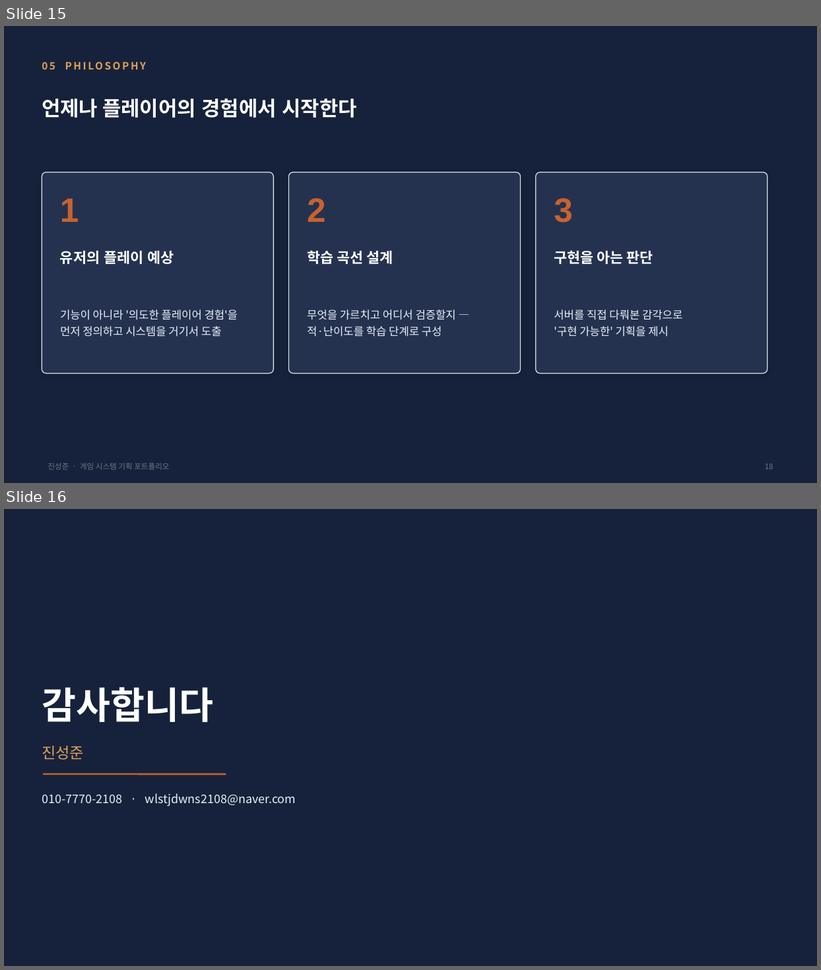
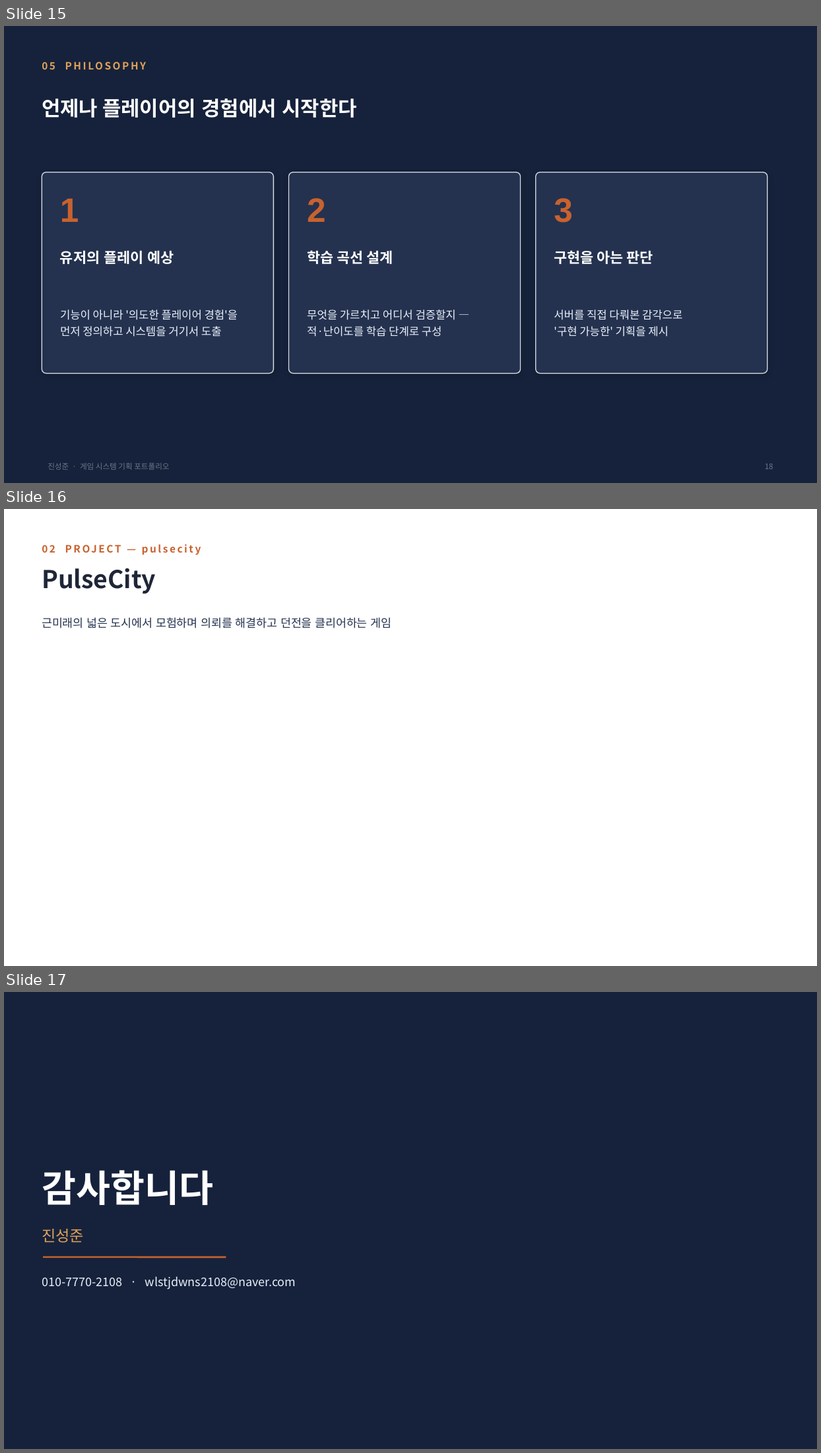
Before and after one commit to nohc2001/PulseCity, a slide deck: 포트폴리오/진성준/진성준_기획_포트폴리오.pptx. Shown one above the other, each under a label of ours: slides 15 and 16 before the commit, slides 15, 16 and 17 after it. The pictures are 821x970 and 821x1453 pixels, drawn with LibreOffice and Linux fonts; fonts in the diff are those of the drawing. Boxes give left, top, right and bottom in pixels: in the first picture for what was removed or moved away, otherwise in the second. Text is boxed around its words. In the diff, an @@ line names an element or a change of style, - is before the commit and + after.

```diff
--- a/포트폴리오/진성준/진성준_기획_포트폴리오.pptx
+++ b/포트폴리오/진성준/진성준_기획_포트폴리오.pptx
@@ slide 16 added at bbox=[4, 509, 817, 966], background #FFFFFF @@
@@ text added at bbox=[42, 557, 743, 601], 29 pt, text #1F2637, bold @@
+PulseCity
@@ text added at bbox=[42, 568, 156, 594], 12 pt, text #C8622E, bold @@
+02 PROJECT — pulsecity
@@ text added at bbox=[42, 617, 392, 628], 13.5 pt, text #24324F @@
+근미래의 넓은 도시에서 모험하며 의뢰를 해결하고 던전을 클리어하는 게임
@@ what was slide 16 is now slide 17 @@
```
Also in this commit, not shown: 3 slides changed, 1 other file.
